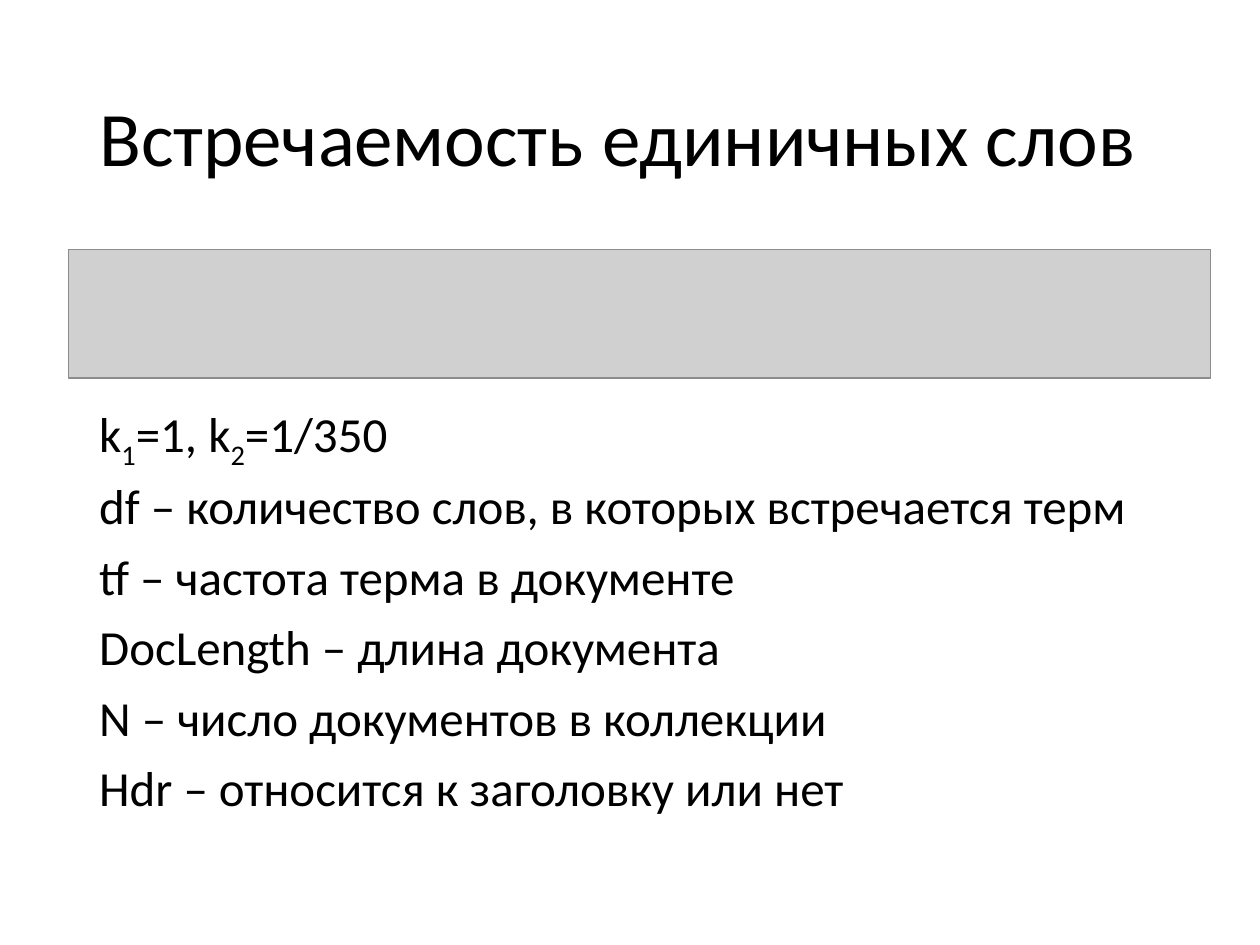
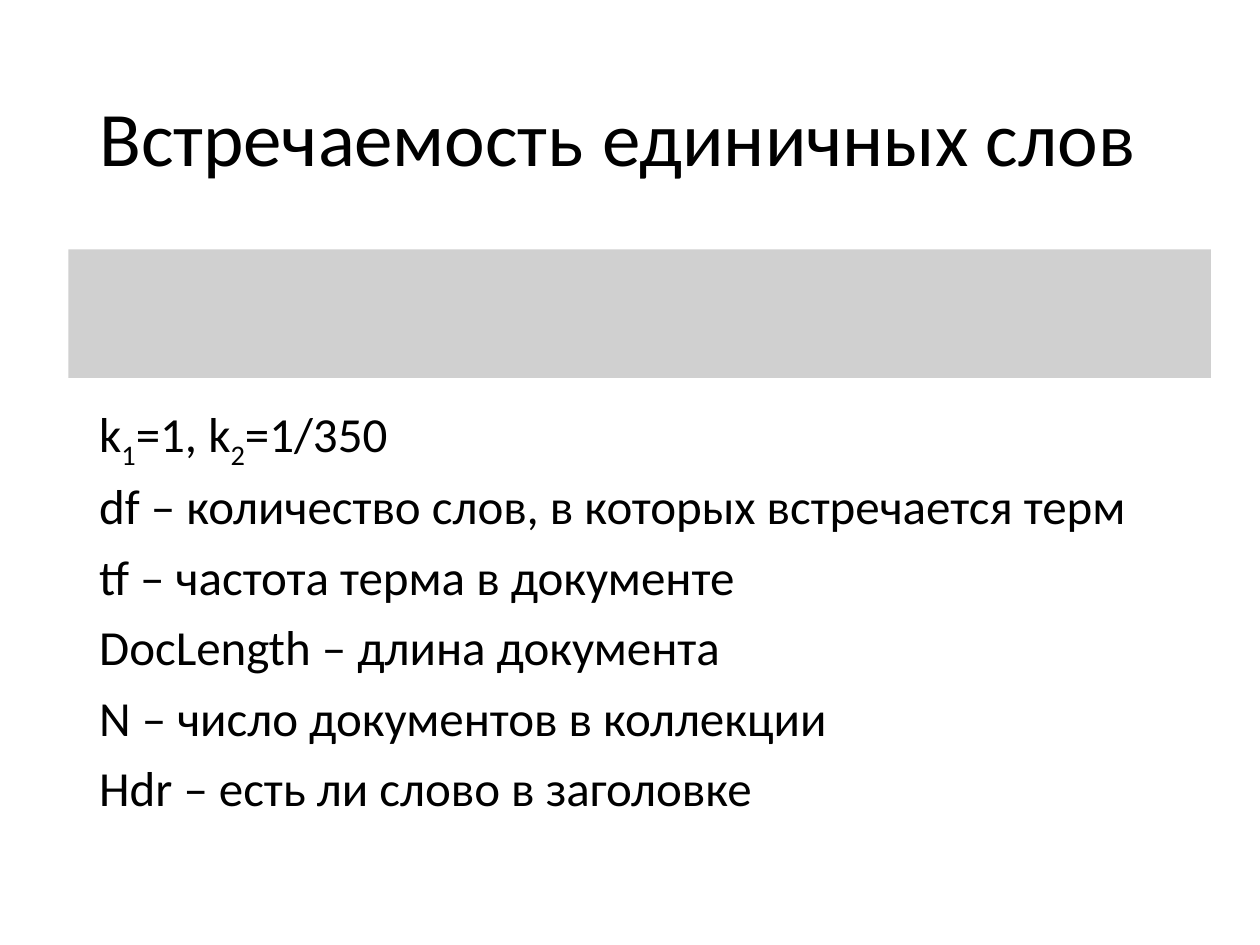
Before and after one commit to v-julia/text_relevance, a slide deck: slide 7 of VakulenkoTextRelevance.pptx. Drawn at 1260x945 pixels with LibreOffice and Linux fonts; fonts in the diff are those of the drawing; grey boxes stand for pictures. Boxes give left, top, right and bottom in pixels: in the first picture for what was removed or moved away, otherwise in the second. Text is boxed around its words. In the diff, an @@ line names an element or a change of style, - is before the commit and + after.

Commit message:
fixed equation

```diff
--- a/VakulenkoTextRelevance.pptx
+++ b/VakulenkoTextRelevance.pptx
@@ text at [99,772,752,807]: text changed @@
-Hdr – относится к заголовку или нет
+Hdr – есть ли слово в заголовке
```
